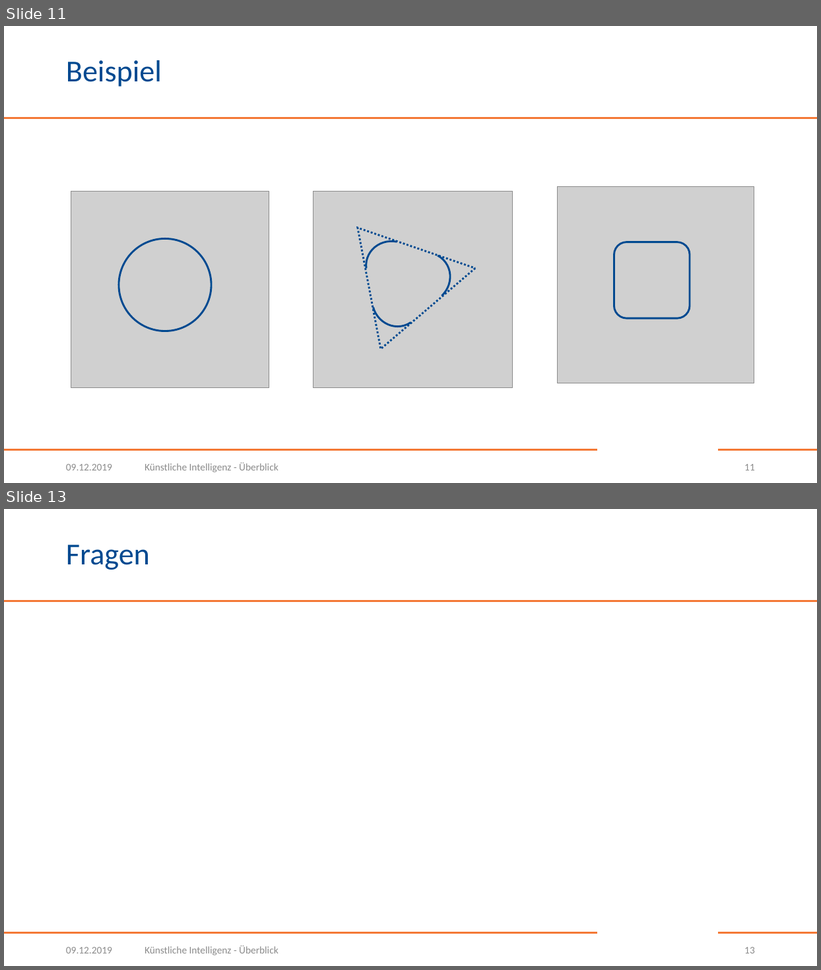
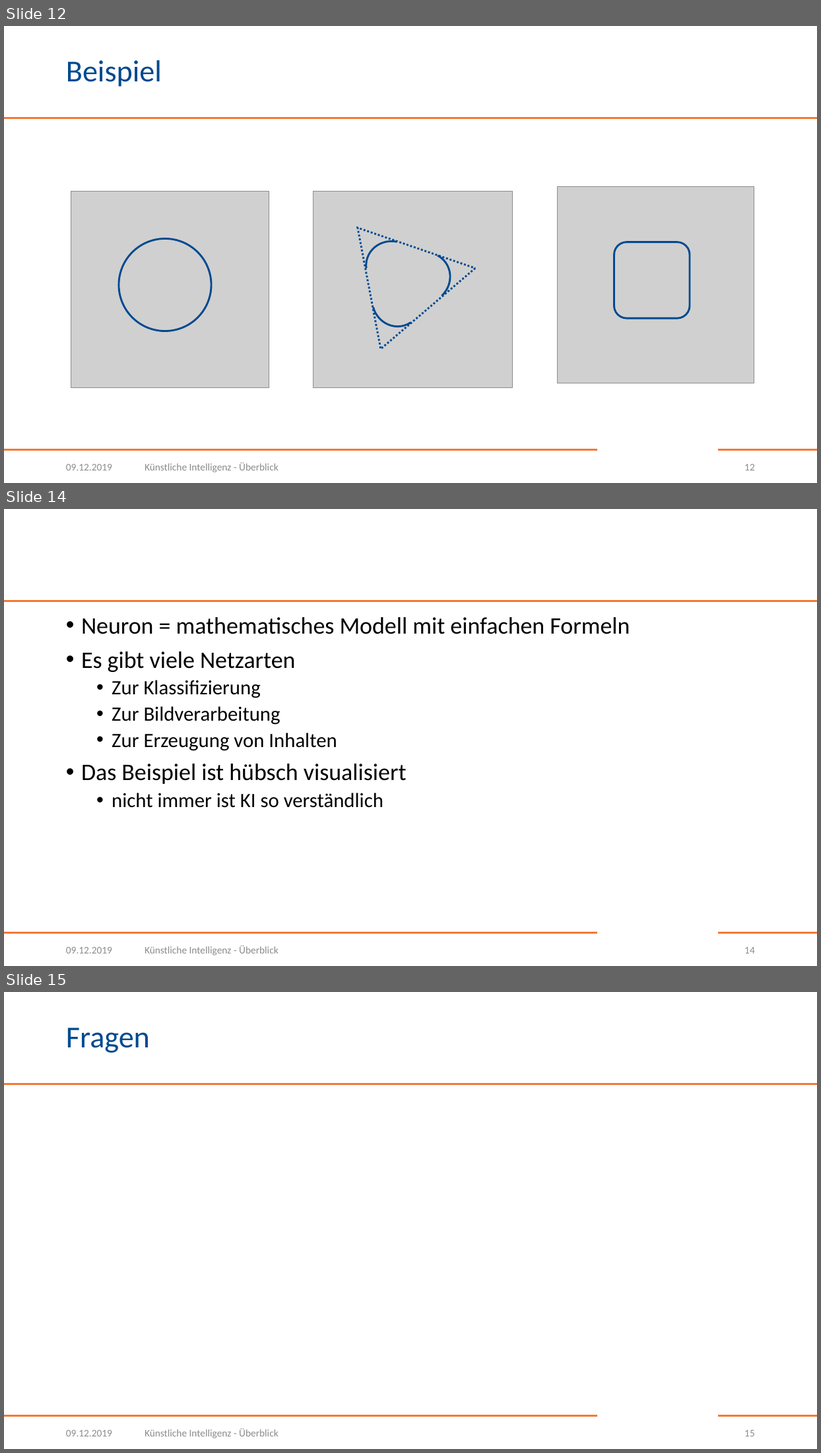
Before and after one commit to BogyMitutoyoCTL/AI-Preparation, a slide deck: presentation/Neuronale Netze.pptx. Shown one above the other, each under a label of ours: slides 11 and 13 before the commit, slides 12, 14 and 15 after it; the slides between them are not shown. The pictures are 821x970 and 821x1453 pixels, drawn with LibreOffice and Linux fonts; fonts in the diff are those of the drawing; grey boxes stand for pictures; background and template pictures are left out. Boxes give left, top, right and bottom in pixels: in the first picture for what was removed or moved away, otherwise in the second. Text is boxed around its words. In the diff, an @@ line names an element or a change of style, - is before the commit and + after.

```diff
--- a/presentation/Neuronale Netze.pptx
+++ b/presentation/Neuronale Netze.pptx
@@ slide 14 added at (x1=4, y1=509, x2=817, y2=966), background #FFFFFF; not listed: 3 template elements that a slide beside it also shows @@
@@ text added at (x1=81, y1=617, x2=630, y2=808), 28 pt, text #000000 @@
+• Neuron = mathematisches Modell mit einfachen Formeln
+• Es gibt viele Netzarten
+  • Zur Klassifizierung
+  • Zur Bildverarbeitung
+  • Zur Erzeugung von Inhalten
+• Das Beispiel ist hübsch visualisiert
+  • nicht immer ist KI so verständlich
@@ text added at (x1=66, y1=947, x2=112, y2=954), 12 pt, text #8C8C8C @@
+09.12.2019
@@ text added at (x1=145, y1=946, x2=279, y2=956), 12 pt, text #8C8C8C @@
+Künstliche Intelligenz - Überblick
@@ page number added at (x1=745, y1=947, x2=755, y2=954), 12 pt, text #8C8C8C @@
+14
@@ what was slide 11 is now slide 12 @@
@@ page number at (x1=745, y1=464, x2=755, y2=471): text changed @@
-11
+12
@@ what was slide 13 is now slide 15 @@
@@ page number at (x1=745, y1=1430, x2=755, y2=1437): text changed @@
-13
+15
```
Also in this commit, not shown: 2 slides changed, 1 other slide added.
